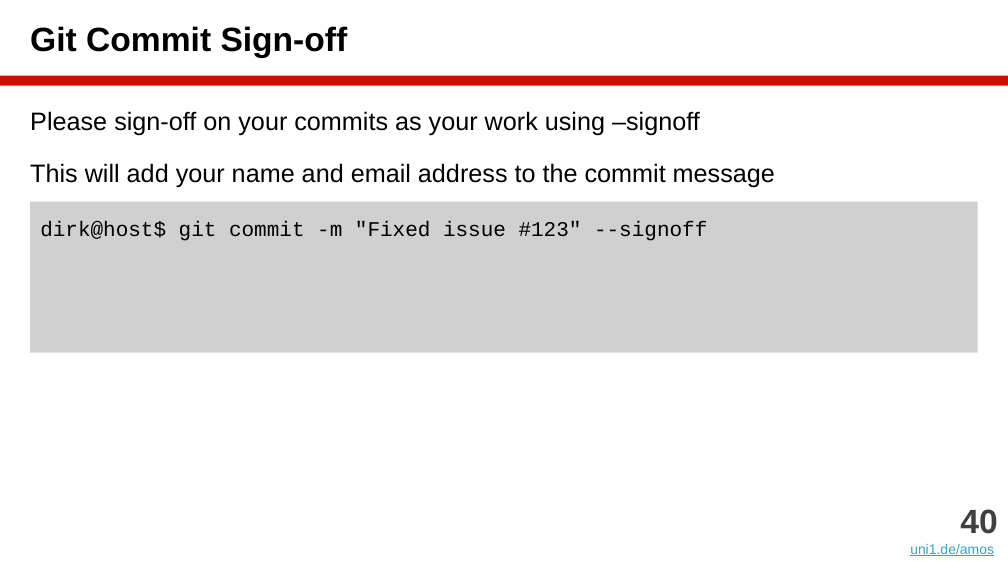
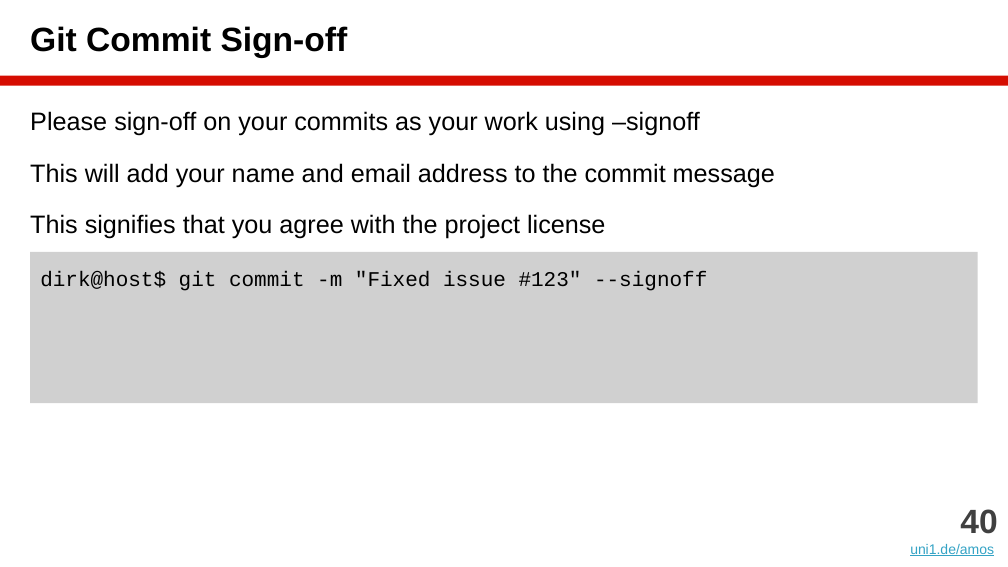
Before and after one commit to dirkriehle/amos-course, a slide deck: slide 40 of Lecture slides/AMOS B01 - Team and Tools.pptx. Drawn at 1008x567 pixels with LibreOffice and Linux fonts; fonts in the diff are those of the drawing. Boxes give left, top, right and bottom in pixels: in the first picture for what was removed or moved away, otherwise in the second. Text is boxed around its words. In the diff, an @@ line names an element or a change of style, - is before the commit and + after.

```diff
--- a/Lecture slides/AMOS B01 - Team and Tools.pptx
+++ b/Lecture slides/AMOS B01 - Team and Tools.pptx
@@ text at (30,214,605,239): paragraph added @@
+This signifies that you agree with the project license
@@ rectangle "dirk@host$ git commit -m "Fixed ...": place and size @@
-rectangle "dirk@host$ git commit -m "Fixed ..." at (30,202,978,353)
+rectangle "dirk@host$ git commit -m "Fixed ..." at (30,252,978,403)
```
Also in this commit, not shown: 1 other slide changed, 12 other files.
